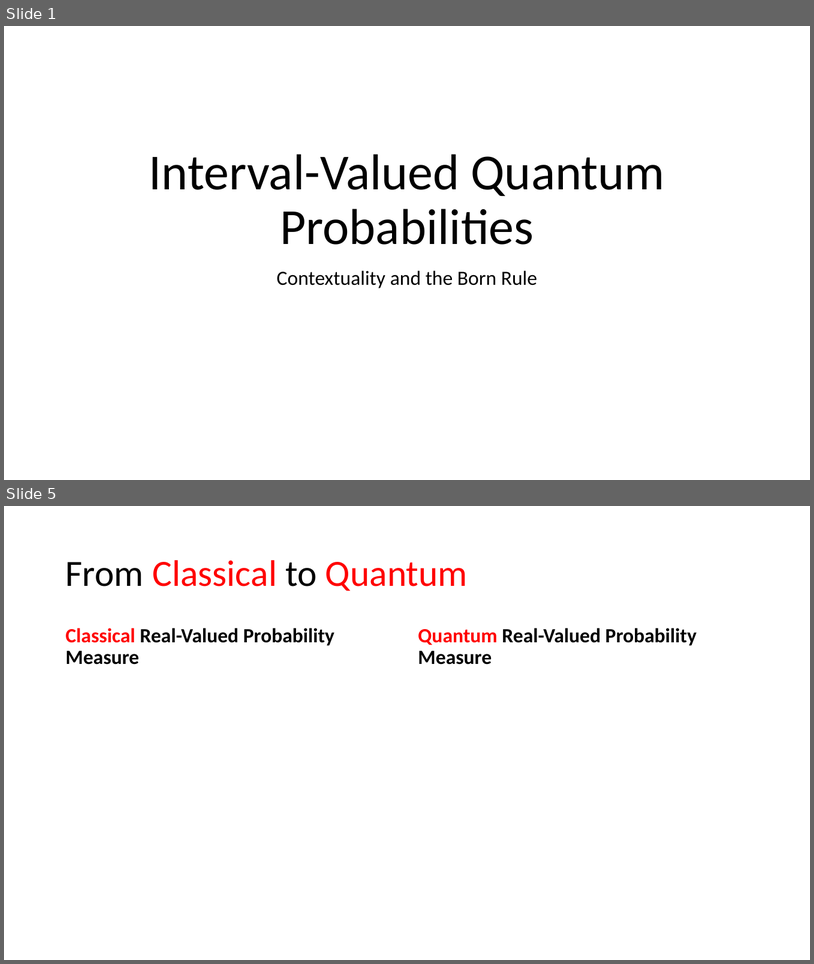
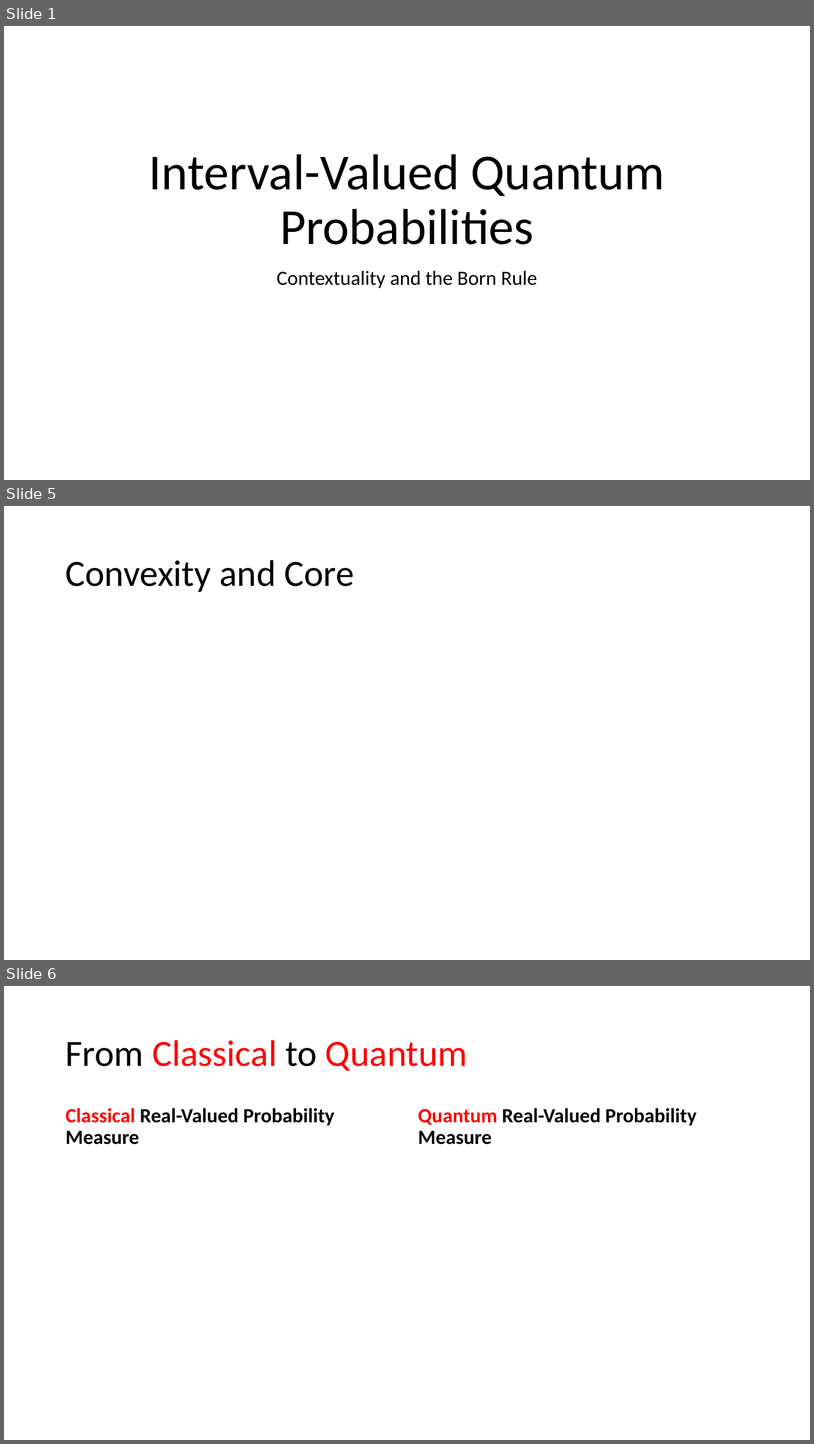
Before and after one commit to yuttai/Contextuality-and-Nonlocality-in-Discrete-Quantum-Theory, a slide deck: prop_letter.pptx. Shown one above the other, each under a label of ours: slides 1 and 5 before the commit, slides 1, 5 and 6 after it; the slides between them are not shown. The pictures are 814x964 and 814x1444 pixels, drawn with LibreOffice and Linux fonts; fonts in the diff are those of the drawing; grey boxes stand for pictures. Boxes give left, top, right and bottom in pixels: in the first picture for what was removed or moved away, otherwise in the second. Text is boxed around its words. In the diff, an @@ line names an element or a change of style, - is before the commit and + after.

```diff
--- a/prop_letter.pptx
+++ b/prop_letter.pptx
@@ slide 5 added at (4,506,810,960), background #FFFFFF @@
@@ title added at (65,560,354,592), 44 pt, text #000000 @@
+Convexity and Core
@@ what was slide 5 is now slide 6 @@
```
Also in this commit, not shown: 4 slides changed, 2 other slides added.
